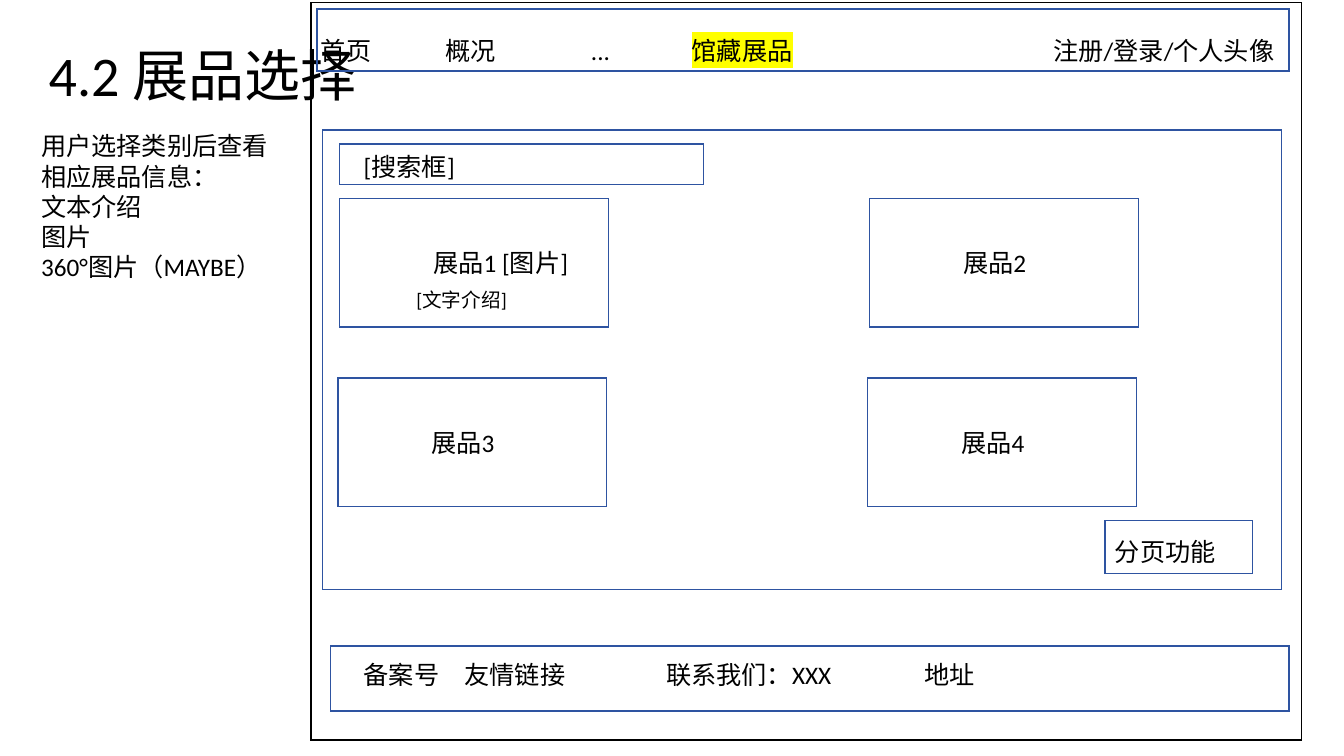
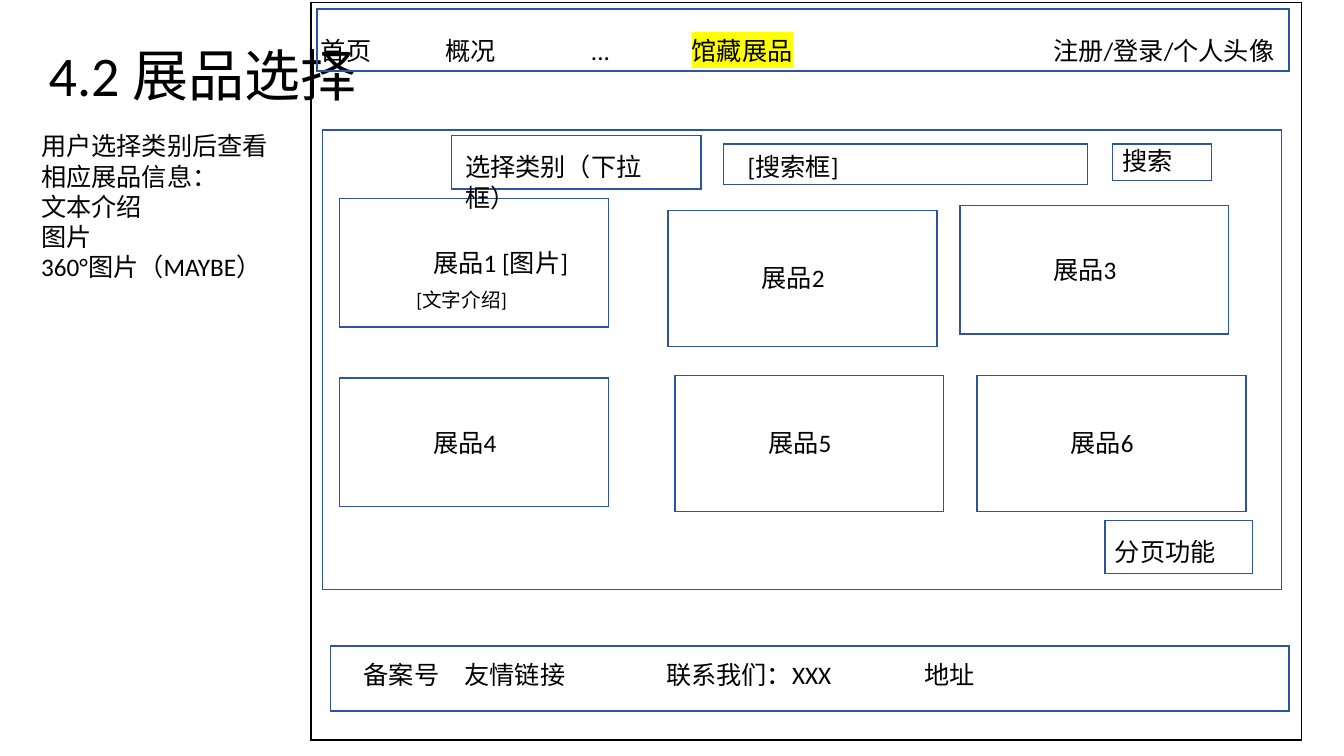
Before and after one commit to user14412/MCM, a slide deck: slide 12 of 其他/项目前端设计.pptx (slide 11 before the commit). Drawn at 1344x756 pixels with LibreOffice and Linux fonts; fonts in the diff are those of the drawing. Boxes give left, top, right and bottom in pixels: in the first picture for what was removed or moved away, otherwise in the second. Text is boxed around its words. In the diff, an @@ line names an element or a change of style, - is before the commit and + after.

Commit message:
7.2 实现了馆藏展品页面，下一步实现藏品详情页面

```diff
--- a/其他/项目前端设计.pptx
+++ b/其他/项目前端设计.pptx
@@ rectangle added at [452,136,702,190], outline #2E54A1 1 pt @@
@@ rectangle: place and size @@
-rectangle at [340,144,704,185]
+rectangle at [724,144,1088,185]
@@ text "[搜索框]": place and size @@
-text "[搜索框]" at [364,156,455,180]
+text "[搜索框]" at [748,156,839,180]
@@ rectangle added at [1112,144,1211,180], outline #2E54A1 1 pt @@
@@ text added at [1122,144,1172,172], 18 pt, text #000000 @@
+搜索
@@ text added at [465,154,641,210], 18 pt, text #000000 @@
+选择类别（下拉框）
@@ rectangle: place and size @@
-rectangle at [338,378,607,507]
+rectangle at [960,206,1229,335]
@@ rectangle: place and size @@
-rectangle at [870,199,1139,328]
+rectangle at [668,211,938,347]
@@ text "展品2": place and size @@
-text "展品2" at [963,252,1026,274]
+text "展品2" at [761,267,824,289]
@@ text "展品3": place and size @@
-text "展品3" at [431,432,494,454]
+text "展品3" at [1053,259,1116,281]
@@ rectangle: place and size @@
-rectangle at [868,378,1137,507]
+rectangle at [340,378,609,507]
@@ rectangle added at [676,375,945,511], outline #2E54A1 1 pt @@
@@ rectangle added at [977,375,1246,511], outline #2E54A1 1 pt @@
@@ text "展品4": place and size @@
-text "展品4" at [961,432,1024,454]
+text "展品4" at [433,432,496,454]
@@ text added at [768,432,831,454], 18 pt, text #000000 @@
+展品5
@@ text added at [1070,432,1133,454], 18 pt, text #000000 @@
+展品6
```
Also in this commit, not shown: 1 slide added, 11 other files.
